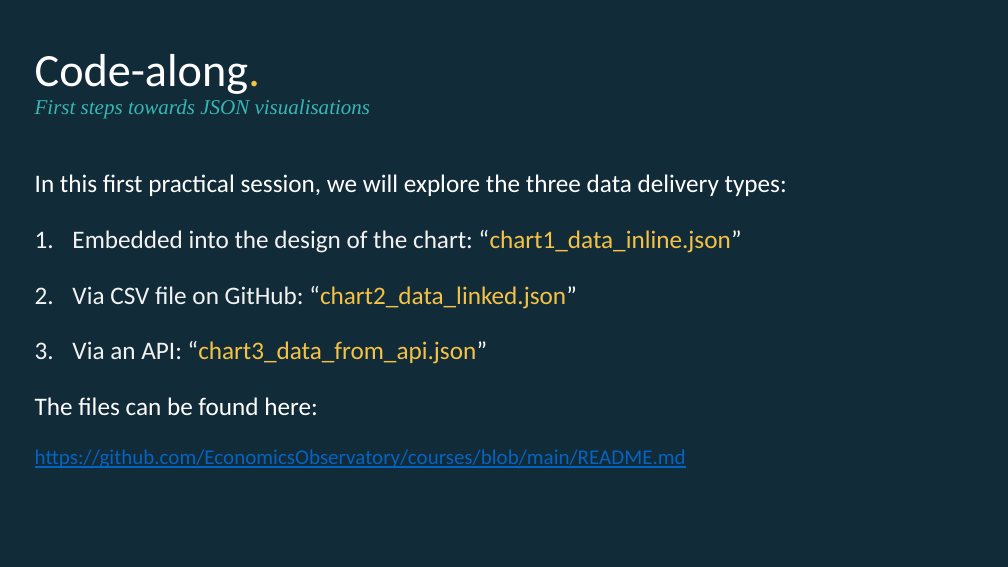
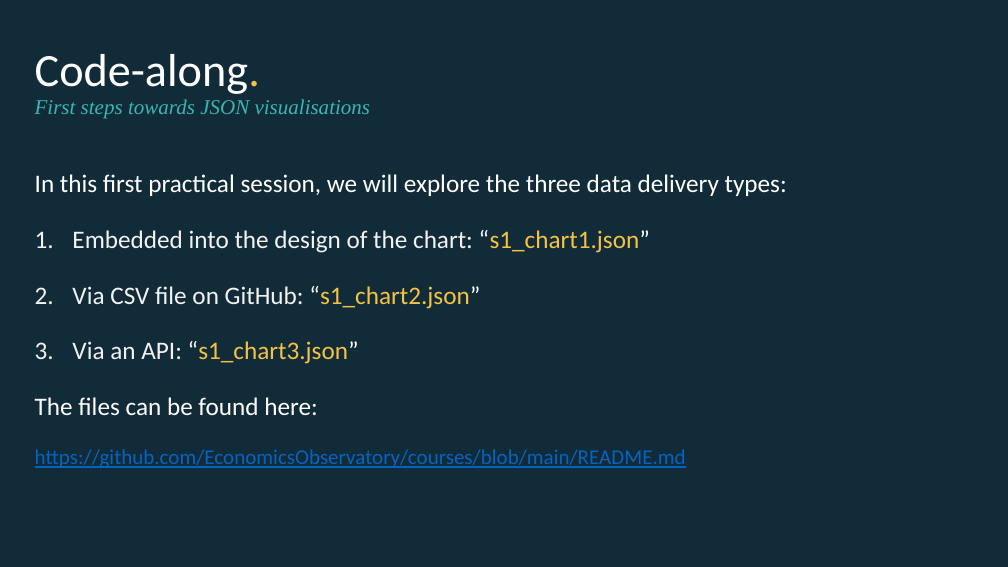
Before and after one commit to EconomicsObservatory/courses, a slide deck: slide 37 of 1/1_Charts_as_data.pptx. Drawn at 1008x567 pixels with LibreOffice and Linux fonts; fonts in the diff are those of the drawing. Boxes give left, top, right and bottom in pixels: in the first picture for what was removed or moved away, otherwise in the second. Text is boxed around its words. In the diff, an @@ line names an element or a change of style, - is before the commit and + after.

```diff
--- a/1/1_Charts_as_data.pptx
+++ b/1/1_Charts_as_data.pptx
@@ text at (72, 230, 650, 364): text changed; text colour #F4C245 to #F2F2F2 @@
-1. Embedded into the design of the chart: “chart1_data_inline.json”
-2. Via CSV file on GitHub: “chart2_data_linked.json”
-3. Via an API: “chart3_data_from_api.json”
+1. Embedded into the design of the chart: “s1_chart1.json”
+2. Via CSV file on GitHub: “s1_chart2.json”
+3. Via an API: “s1_chart3.json”
```
Also in this commit, not shown: 2 other slides changed, 1 other file.
